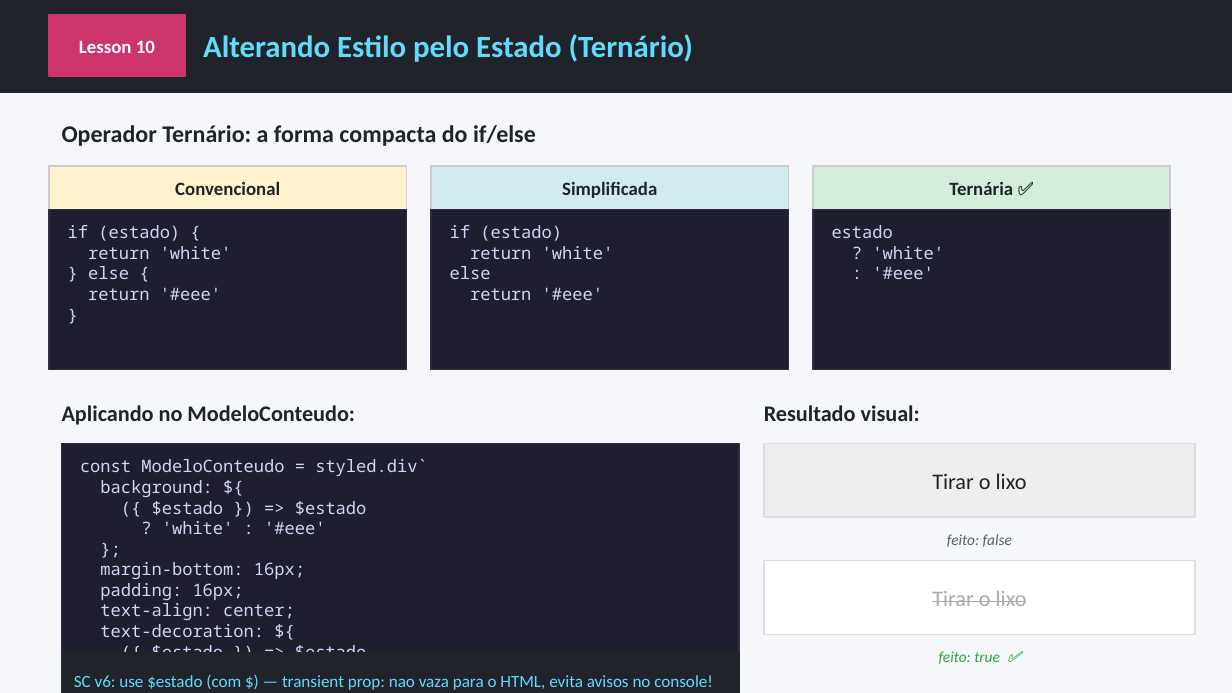
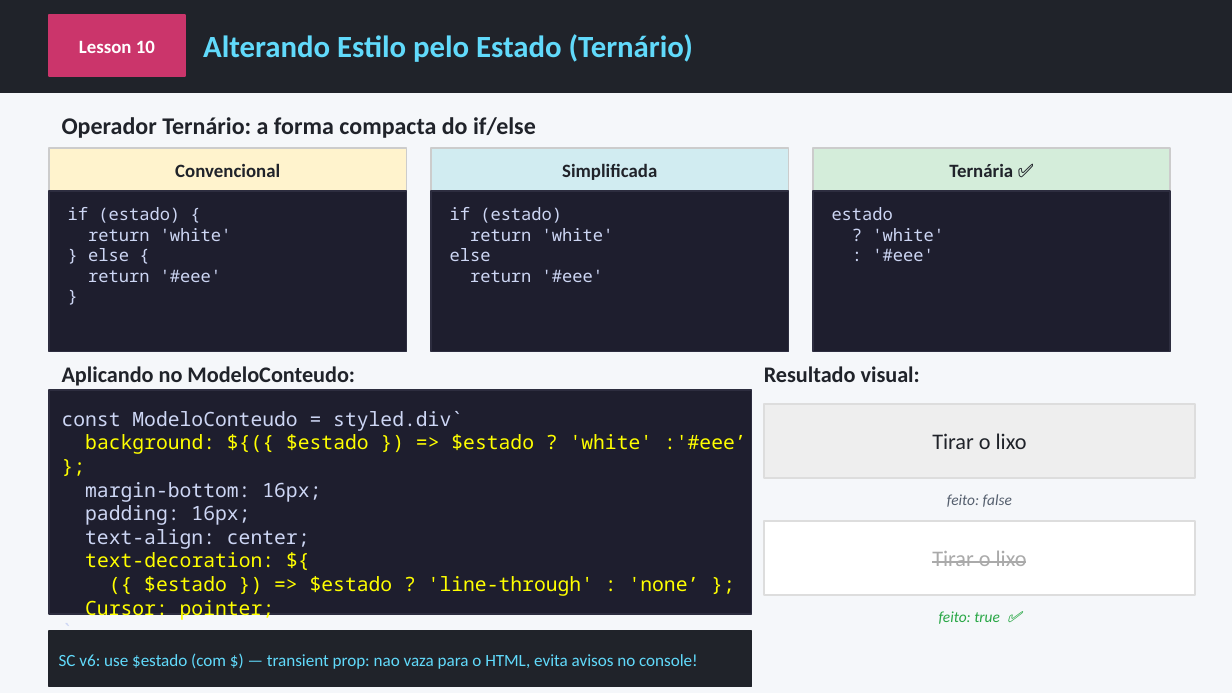
Before and after one commit to AlunosSuper/aula3React, a slide deck: slide 15 of react-aula3.pptx (slide 14 before the commit). Drawn at 1232x693 pixels with LibreOffice and Linux fonts; fonts in the diff are those of the drawing. Boxes give left, top, right and bottom in pixels: in the first picture for what was removed or moved away, otherwise in the second. Text is boxed around its words. In the diff, an @@ line names an element or a change of style, - is before the commit and + after.

```diff
--- a/react-aula3.pptx
+++ b/react-aula3.pptx
@@ text "Operador Ternário: a forma compacta ...": place and size @@
-text "Operador Ternário: a forma compacta ..." at [62,125,536,146]
+text "Operador Ternário: a forma compacta ..." at [62,117,536,138]
@@ 6 texts, 6 rectangles: place and size @@
-6 texts, 6 rectangles at [49,166,1170,370]
+6 texts, 6 rectangles at [49,148,1170,351]
@@ rectangle: place and size @@
-rectangle at [62,444,739,693]
+rectangle at [49,391,752,615]
@@ text at [62,411,463,568]: size 10 to 11.5 pt in "const ModeloConteudo = styled.div`", "margin-bottom: 16px;", "padding: 16px;", "text-align: center;" and 2 more places; text colour #CDD6F4 to #FFFF00 in "text-decoration: ${" @@
@@ text "const ModeloConteudo = styled.div`": place and size @@
-text "const ModeloConteudo = styled.div`" at [80,459,428,683]
+text "const ModeloConteudo = styled.div`" at [62,411,747,621]
@@ 6 texts, 2 rectangles: place and size @@
-6 texts, 2 rectangles at [62,405,1195,664]
+6 texts, 2 rectangles at [62,366,1195,624]
@@ text at [85,434,747,454]: text changed; size 10 to 11.5 pt; text colour #CDD6F4 to #FFFF00 @@
-background: ${
-({ $estado }) => $estado
-? 'white' : '#eee'
-};
+background: ${({ $estado }) => $estado ? 'white' :'#eee’ };
@@ text at [85,576,700,621]: text changed; size 10 to 11.5 pt; text colour #CDD6F4 to #FFFF00 @@
-({ $estado }) => $estado
-? 'line-through' : 'none'
-};
+({ $estado }) => $estado ? 'line-through' : 'none’ };
+Cursor: pointer;
@@ rectangle: place and size @@
-rectangle at [62,653,739,693]
+rectangle at [49,631,752,686]
@@ text "SC v6: use $estado (com ...": place and size @@
-text "SC v6: use $estado (com ..." at [74,675,713,690]
+text "SC v6: use $estado (com ..." at [59,653,698,669]
```
Also in this commit, not shown: 11 other slides changed, 1 slide added, 8 other files.
